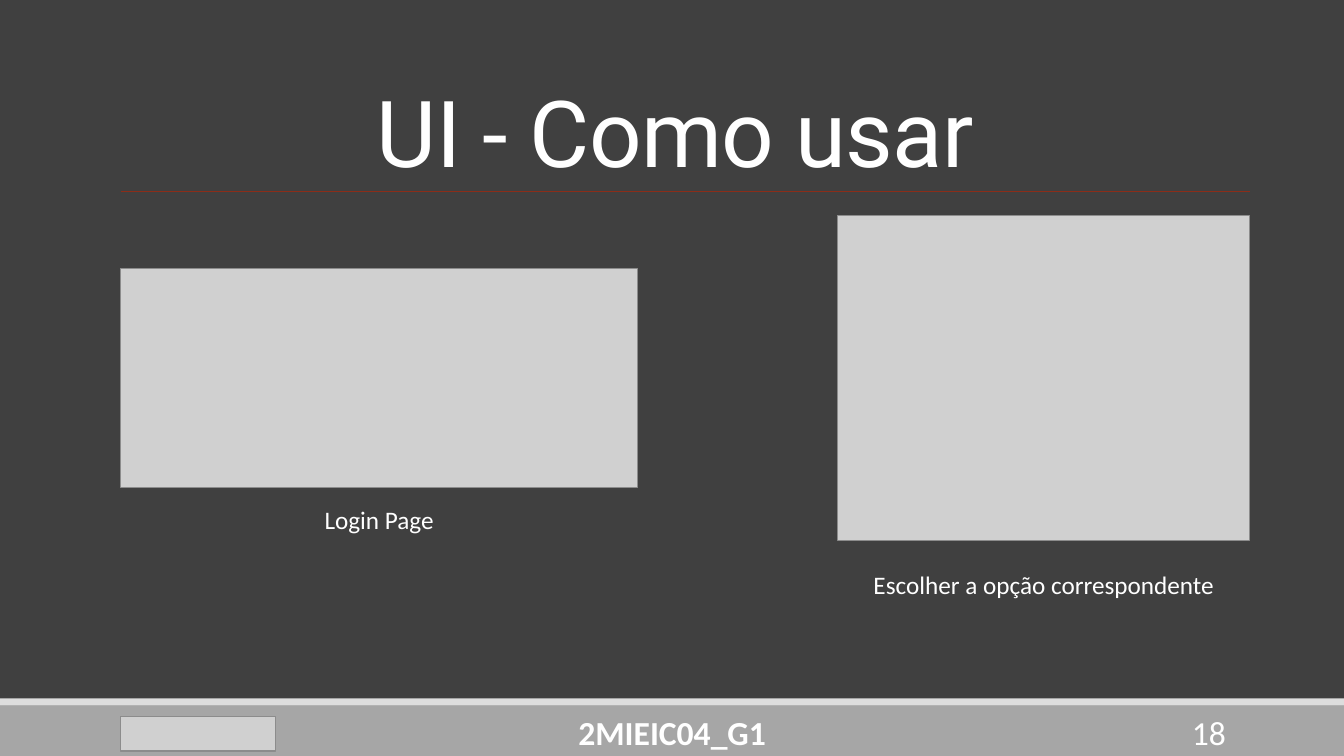
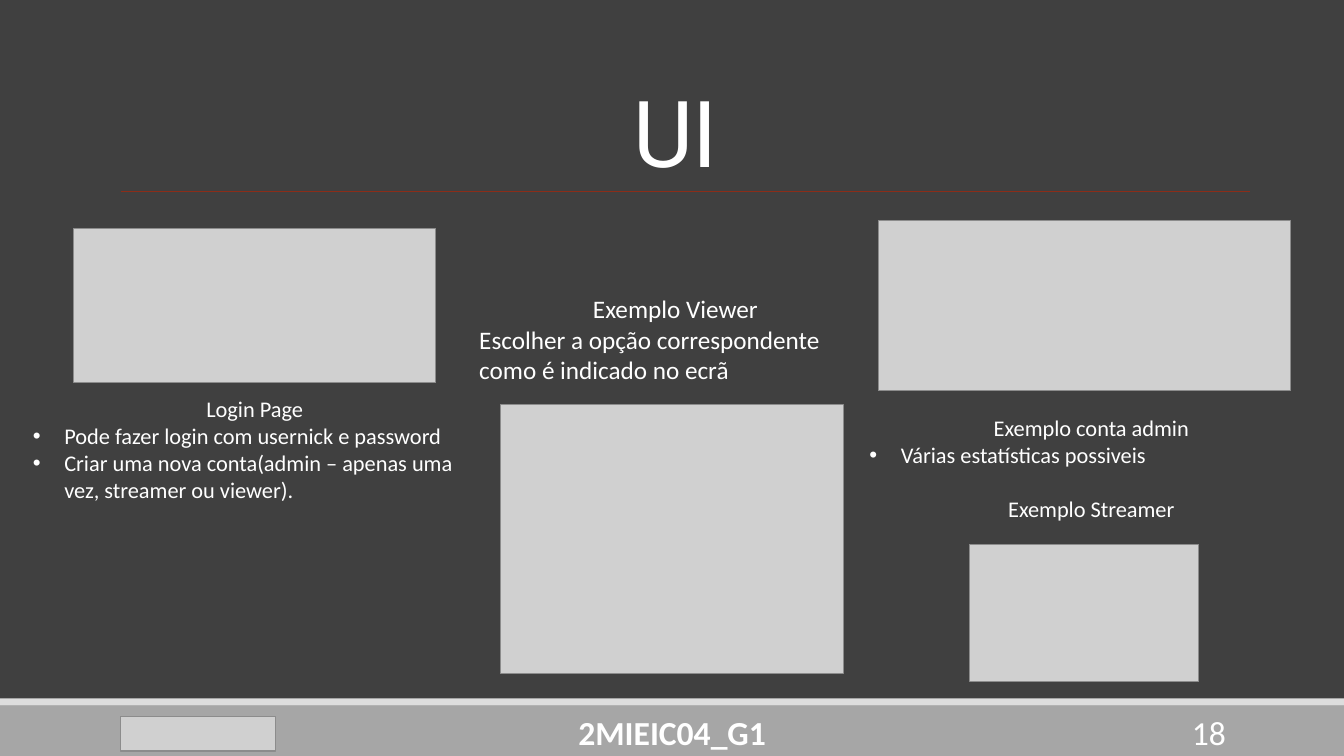
Before and after one commit to DoStini/FEUP-AEDA-proj, a slide deck: slide 18 of StreamZ_Apresentation4.pptx. Drawn at 1344x756 pixels with LibreOffice and Linux fonts; fonts in the diff are those of the drawing; grey boxes stand for pictures. Boxes give left, top, right and bottom in pixels: in the first picture for what was removed or moved away, otherwise in the second. Text is boxed around its words. In the diff, an @@ line names an element or a change of style, - is before the commit and + after.

```diff
--- a/StreamZ_Apresentation4.pptx
+++ b/StreamZ_Apresentation4.pptx
@@ title at (633,101,717,168): text changed @@
-UI - Como usar
+UI
@@ picture: place and size @@
-picture at (121,268,637,488)
+picture at (74,229,437,383)
@@ picture added at (878,221,1291,391) @@
@@ text at (479,300,820,379): text changed @@
-Escolher a opção correspondente
+Exemplo Viewer
+Escolher a opção correspondente como é indicado no ecrã
@@ text "Login Page": place and size @@
-text "Login Page" at (325,511,434,534)
+text "Login Page" at (64,401,452,501)
@@ text at (206,401,303,421): size 18 to 16 pt in "Login Page" @@
@@ picture: place and size @@
-picture at (838,216,1250,540)
+picture at (501,404,844,674)
@@ text at (64,428,452,501): paragraphs added @@
+• Pode fazer login com usernick e password
+• Criar uma nova conta(admin – apenas uma vez, streamer ou viewer).
@@ text added at (901,420,1189,521), 16 pt, text #FFFFFF @@
+Exemplo conta admin
+• Várias estatísticas possiveis
+Exemplo Streamer
@@ picture added at (970,544,1199,682) @@
```
Also in this commit, not shown: 9 other slides changed, 1 slide added, 2 slides removed.
